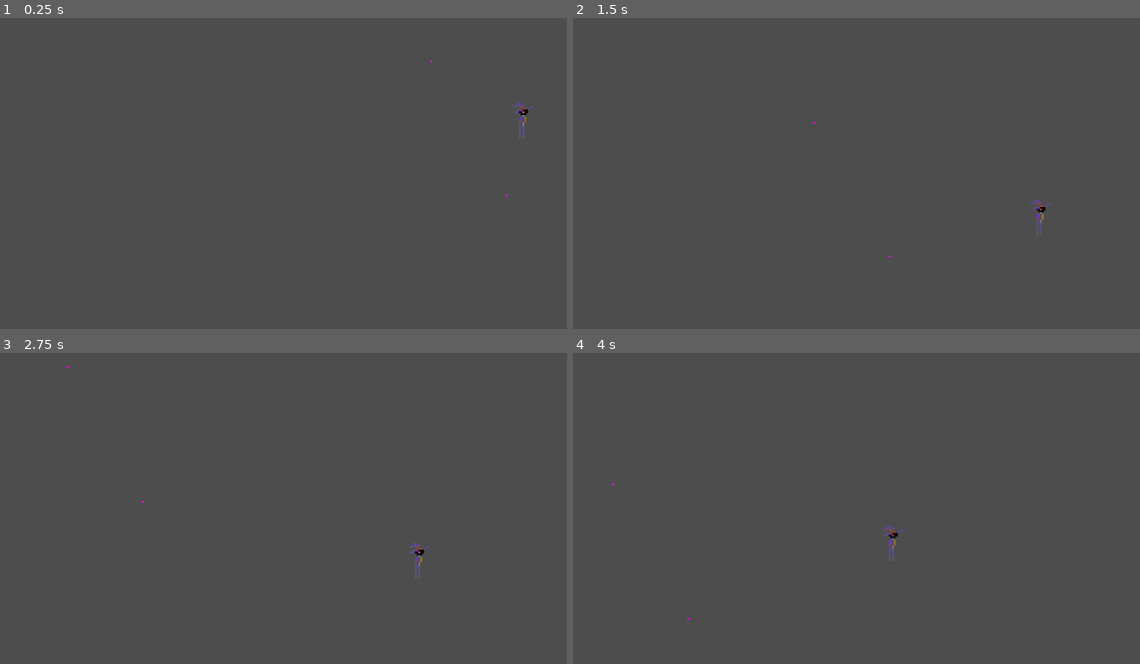
Above: before the commit, frames 1-4 (two rows, left to right).
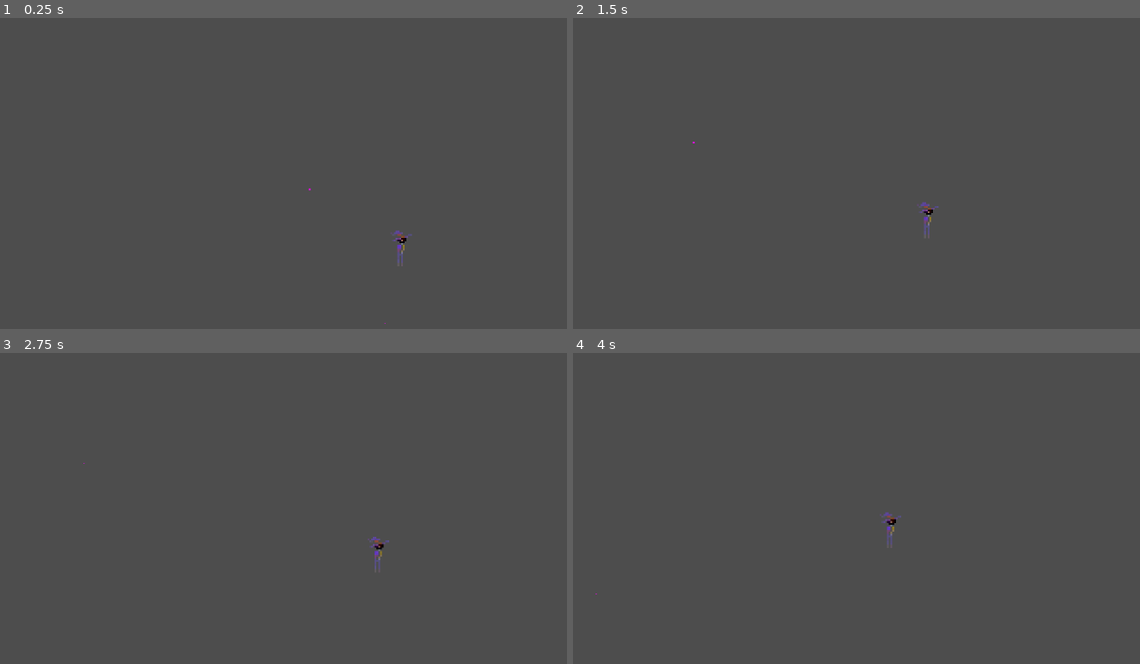
Above: after the commit, the same moments.

Repository: Matercan/Reggie-game
Game: Godot game, scene res://Scenes/level.tscn
The game is run twice, just before and just after one commit, with the same random seed, the same clock (stepped at 60 frames per second) and the same inputs.
Inputs:
- Up to frame 1 (0.25 s): no input
- Up to frame 2 (1.5 s): hold D (right) 0.53-1.28 s; hold S (down) from 1.28 s (still down)
- Up to frame 3 (2.75 s): release S (down) at 2.03 s; hold D (right) from 2.03 s (still down)
- Up to frame 4 (4 s): release D (right) at 2.78 s; hold W (up) 2.78-3.53 s; hold A (left) from 3.53 s (still down)

The runs differ from the first frame. In frame 1, 0.2% of the frame differs, in the area x 54-95%, y 13-99%; in frame 2, 0.2%; in frame 3, 0.2%; in frame 4, 0.2%.

Commit message:
Smoother movement

Diff:
--- a/reggie-game-2.0/Scenes/level.tscn
+++ b/reggie-game-2.0/Scenes/level.tscn
@@ -11,9 +11,7 @@
 position = Vector2(51, 33)
 
 [node name="Followplayer" parent="." node_paths=PackedStringArray("reggie") instance=ExtResource("2_k5f4k")]
-position = Vector2(-69, 94)
 reggie = NodePath("../Reggie")
-max_velocity = 90.0
 
 [node name="Node2D" type="Node2D" parent="."]
 
@@ -22,6 +20,7 @@
 
 [node name="Node2D2" type="Node2D" parent="."]
 position = Vector2(42, 75)
+scale = Vector2(0.814705, 0.0852407)
 
 [node name="Sprite2D" type="Sprite2D" parent="Node2D2"]
 texture = SubResource("PlaceholderTexture2D_k5f4k")
--- a/reggie-game-2.0/Scenes/reggie.tscn
+++ b/reggie-game-2.0/Scenes/reggie.tscn
@@ -1,6 +1,6 @@
 [gd_scene load_steps=4 format=3 uid="uid://bwm5efke0fggc"]
 
-[ext_resource type="Script" uid="uid://vgrohoybufsk" path="res://Scripts/reggie-movement.gd" id="1_0pfdb"]
+[ext_resource type="Script" uid="uid://vgrohoybufsk" path="res://Scripts/reggie.gd" id="1_0pfdb"]
 [ext_resource type="Texture2D" uid="uid://cxyde4p6yt2df" path="res://Assets/Sprites/reggie-sprite.png" id="2_ltdkh"]
 
 [sub_resource type="RectangleShape2D" id="RectangleShape2D_vvbul"]
--- a/reggie-game-2.0/Scripts/reggie-movement.gd
+++ /dev/null
@@ -1,19 +0,0 @@
-extends CharacterBody2D
-
-@export var move_speed : float = 100
-
-func _physics_process(_delta):
-	#get input direction
-	var input_direction = Vector2(
-		Input.get_action_strength("right") - Input.get_action_strength("left"),
-		Input.get_action_strength("down") - Input.get_action_strength("up")
-	)
-
-	#Update velocity
-	if input_direction.x != 0 and input_direction.y != 0:
-		input_direction *= 1 / sqrt(2)
-
-	velocity = input_direction * move_speed
-
-	#Move reggie on screen
-	move_and_slide()
--- /dev/null
+++ b/reggie-game-2.0/Scripts/reggie.gd
@@ -0,0 +1,33 @@
+extends CharacterBody2D
+
+@export var move_speed : float = 100
+@export var drag : float = 0.95
+@export var acceleration : float = 0.1
+
+func _physics_process(_delta):
+	#get input direction
+	var input_direction = Vector2(
+		Input.get_action_strength("right") - Input.get_action_strength("left"),
+		Input.get_action_strength("down") - Input.get_action_strength("up")
+	)
+
+	if input_direction.x != 0 and input_direction.y != 0:
+		input_direction *= 1 / sqrt(2)
+
+	#calculate velocity
+	velocity += input_direction * move_speed * acceleration
+	velocity *= drag
+
+	if input_direction.x != 0 and input_direction.y != 0:
+		if abs(velocity.x) > move_speed / sqrt(2):
+			velocity.x = move_speed * sign(velocity.x)
+		if abs(velocity.y) > move_speed / sqrt(2):
+			velocity.y = move_speed * sign(velocity.y)
+	else:
+		if (abs(velocity.x) > move_speed):
+			velocity.x = move_speed * sign(velocity.x)
+		if (abs(velocity.y) > move_speed):
+			velocity.y = move_speed * sign(velocity.y)
+
+	#Move reggie on screen
+	move_and_slide()
Renamed: reggie-game-2.0/Scripts/reggie-movement.gd.uid -> reggie-game-2.0/Scripts/reggie.gd.uid
